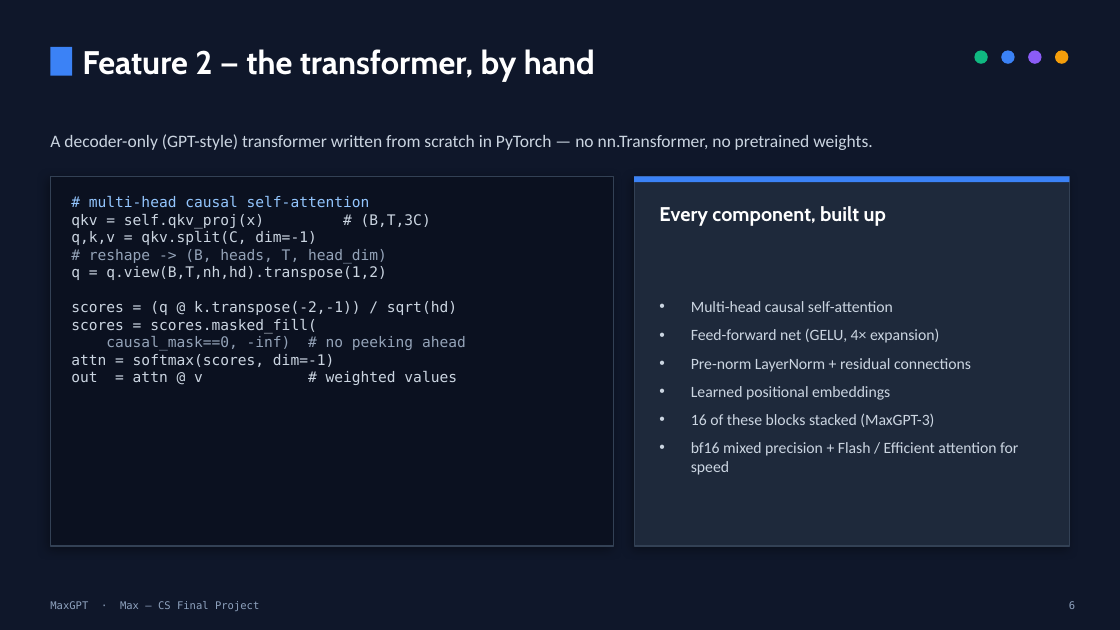
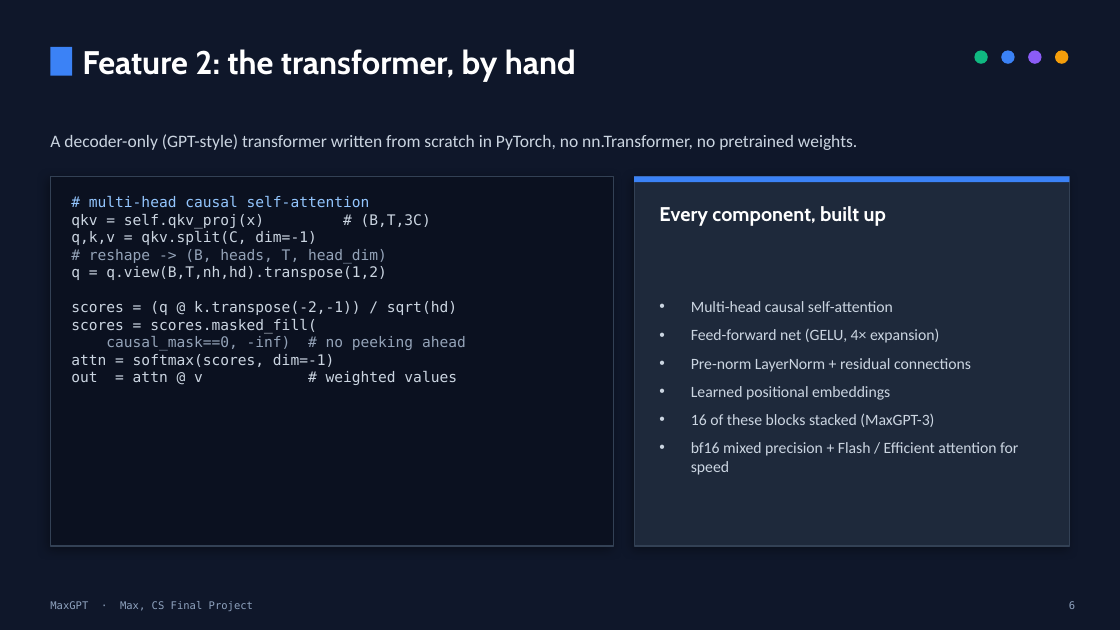
Before and after one commit to MaxwellBrohm/MaxGPT, a slide deck: slide 6 of MaxGPT_Presentation.pptx. Drawn at 1120x630 pixels with LibreOffice and Linux fonts; fonts in the diff are those of the drawing. Boxes give left, top, right and bottom in pixels: in the first picture for what was removed or moved away, otherwise in the second. Text is boxed around its words. In the diff, an @@ line names an element or a change of style, - is before the commit and + after.

```diff
--- a/MaxGPT_Presentation.pptx
+++ b/MaxGPT_Presentation.pptx
@@ text at box(82, 49, 576, 82): text changed @@
-Feature 2 — the transformer, by hand
+Feature 2: the transformer, by hand
@@ text at box(50, 134, 857, 150): text changed @@
-A decoder-only (GPT-style) transformer written from scratch in PyTorch — no nn.Transformer, no pretrained weights.
+A decoder-only (GPT-style) transformer written from scratch in PyTorch, no nn.Transformer, no pretrained weights.
@@ text at box(50, 601, 253, 611): text changed @@
-MaxGPT · Max — CS Final Project
+MaxGPT · Max, CS Final Project
```
Also in this commit, not shown: 11 other slides changed, 2 other files.
